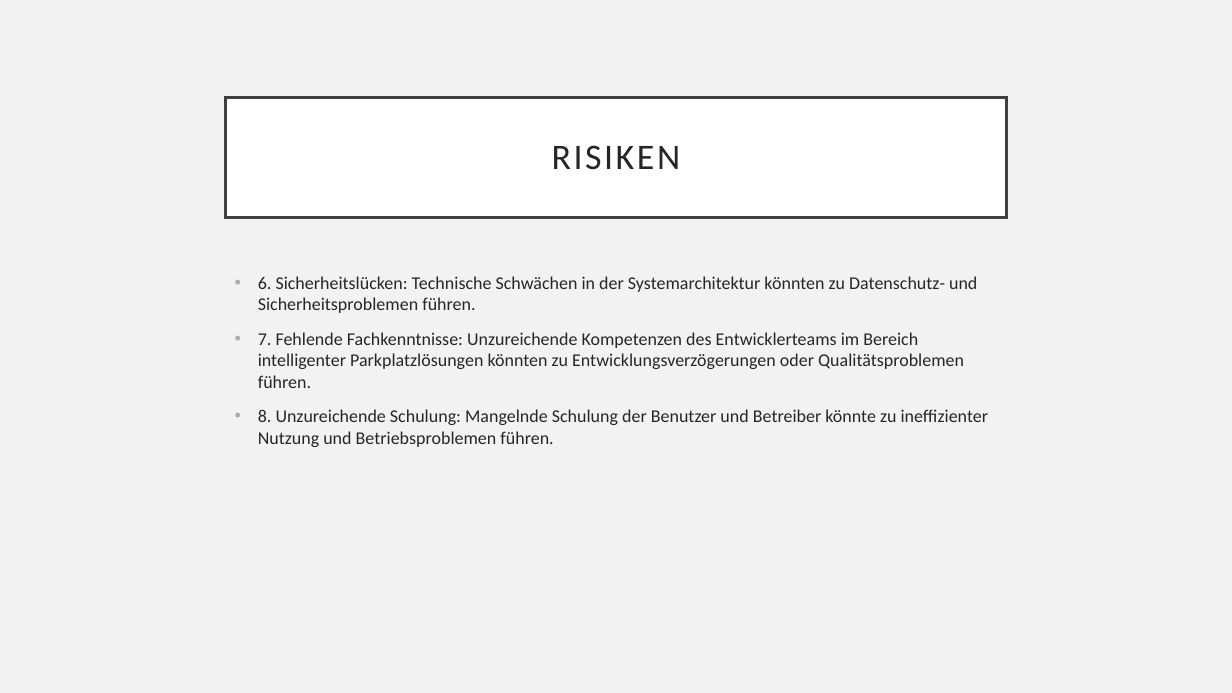
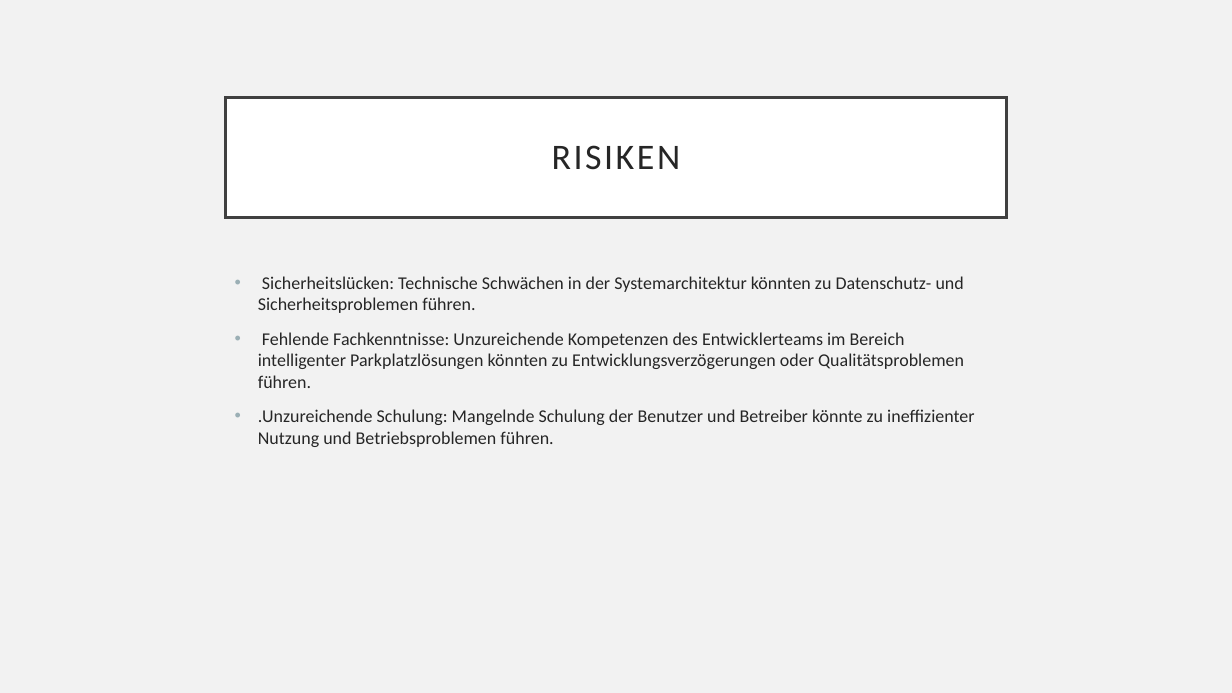
Before and after one commit to Morris-hub/EP_W_2324_Muhamad_Morris_Max, a slide deck: slide 17 of Audit/Präsentation audit edit finale.pptx. Drawn at 1232x693 pixels with LibreOffice and Linux fonts; fonts in the diff are those of the drawing. Boxes give left, top, right and bottom in pixels: in the first picture for what was removed or moved away, otherwise in the second. Text is boxed around its words. In the diff, an @@ line names an element or a change of style, - is before the commit and + after.

```diff
--- a/Audit/Präsentation audit edit finale.pptx
+++ b/Audit/Präsentation audit edit finale.pptx
@@ text at [258, 276, 974, 447]: text changed @@
-• 6. Sicherheitslücken: Technische Schwächen in der Systemarchitektur könnten zu Datenschutz- und Sicherheitsproblemen führen.
-• 7. Fehlende Fachkenntnisse: Unzureichende Kompetenzen des Entwicklerteams im Bereich intelligenter Parkplatzlösungen könnten zu Entwicklungsverzögerungen oder Qualitätsproblemen führen.
-• 8. Unzureichende Schulung: Mangelnde Schulung der Benutzer und Betreiber könnte zu ineffizienter Nutzung und Betriebsproblemen führen.
+• Sicherheitslücken: Technische Schwächen in der Systemarchitektur könnten zu Datenschutz- und Sicherheitsproblemen führen.
+• Fehlende Fachkenntnisse: Unzureichende Kompetenzen des Entwicklerteams im Bereich intelligenter Parkplatzlösungen könnten zu Entwicklungsverzögerungen oder Qualitätsproblemen führen.
+• .Unzureichende Schulung: Mangelnde Schulung der Benutzer und Betreiber könnte zu ineffizienter Nutzung und Betriebsproblemen führen.
```
Also in this commit, not shown: 2 other slides changed, 5 slides added, 1 slide removed, 6 other files.
